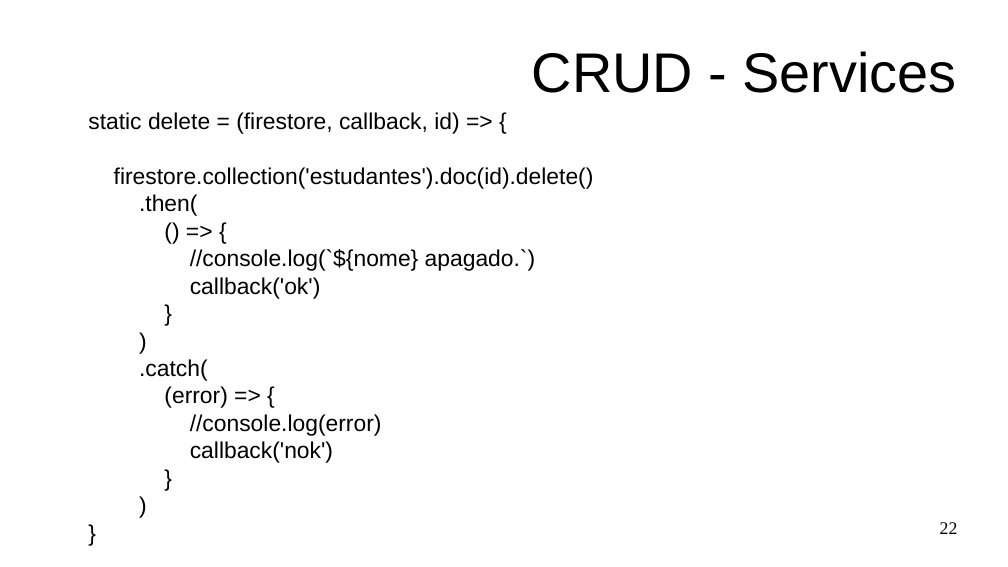
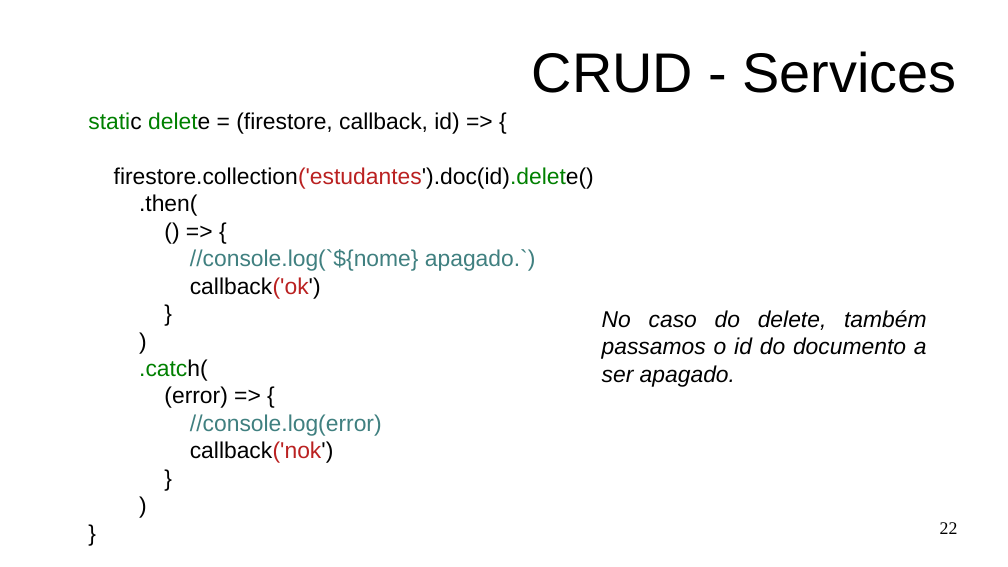
Before and after one commit to Marques-Dev/WEB_2020-1, a slide deck: slide 22 of SLIDES/aula07-crud-firebase.odp. Drawn at 1008x567 pixels with LibreOffice and Linux fonts; fonts in the diff are those of the drawing. Boxes give left, top, right and bottom in pixels: in the first picture for what was removed or moved away, otherwise in the second. Text is boxed around its words. In the diff, an @@ line names an element or a change of style, - is before the commit and + after.

Commit message:
slides crud tudo

```diff
--- a/SLIDES/aula07-crud-firebase.odp
+++ b/SLIDES/aula07-crud-firebase.odp
@@ text at bbox=[88, 112, 594, 463]: text colour #000000 to #008000 in "static delete", "firestore.collection('estudantes').doc(id).delete()", ".catch("; text colour #000000 to #BA2121 in "firestore.collection('estudantes').doc(id).delete()", "callback('ok')", "callback('nok')"; text colour #000000 to #408080 in "//console.log(`${nome} apagado.`)", "//console.log(error)" @@
@@ text added at bbox=[602, 310, 927, 387], 18 pt, text #000000, italic @@
+No caso do delete, também passamos o id do documento a ser apagado.
```
Also in this commit, not shown: 14 other slides changed, 10 slides added, 4 other files.
